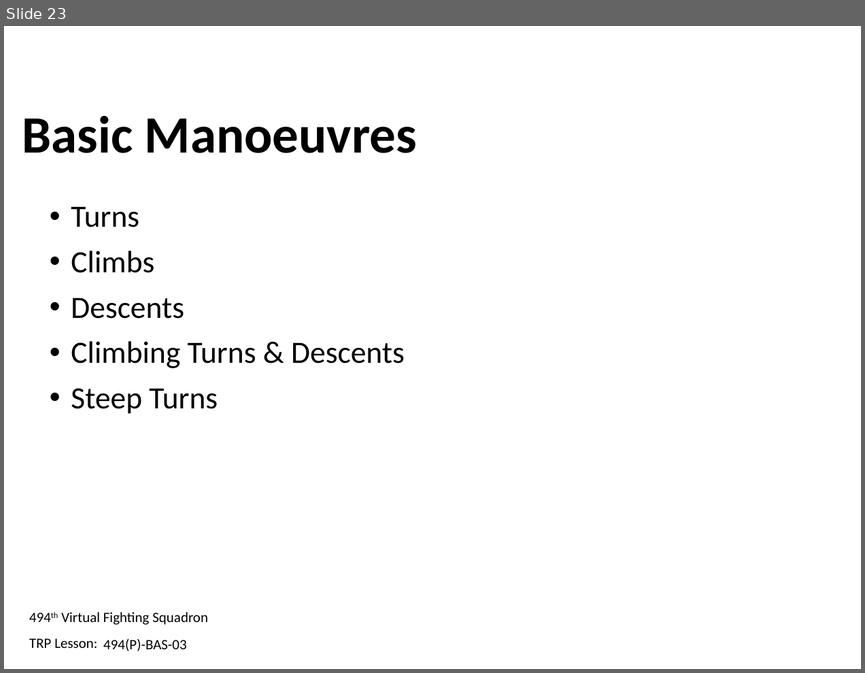
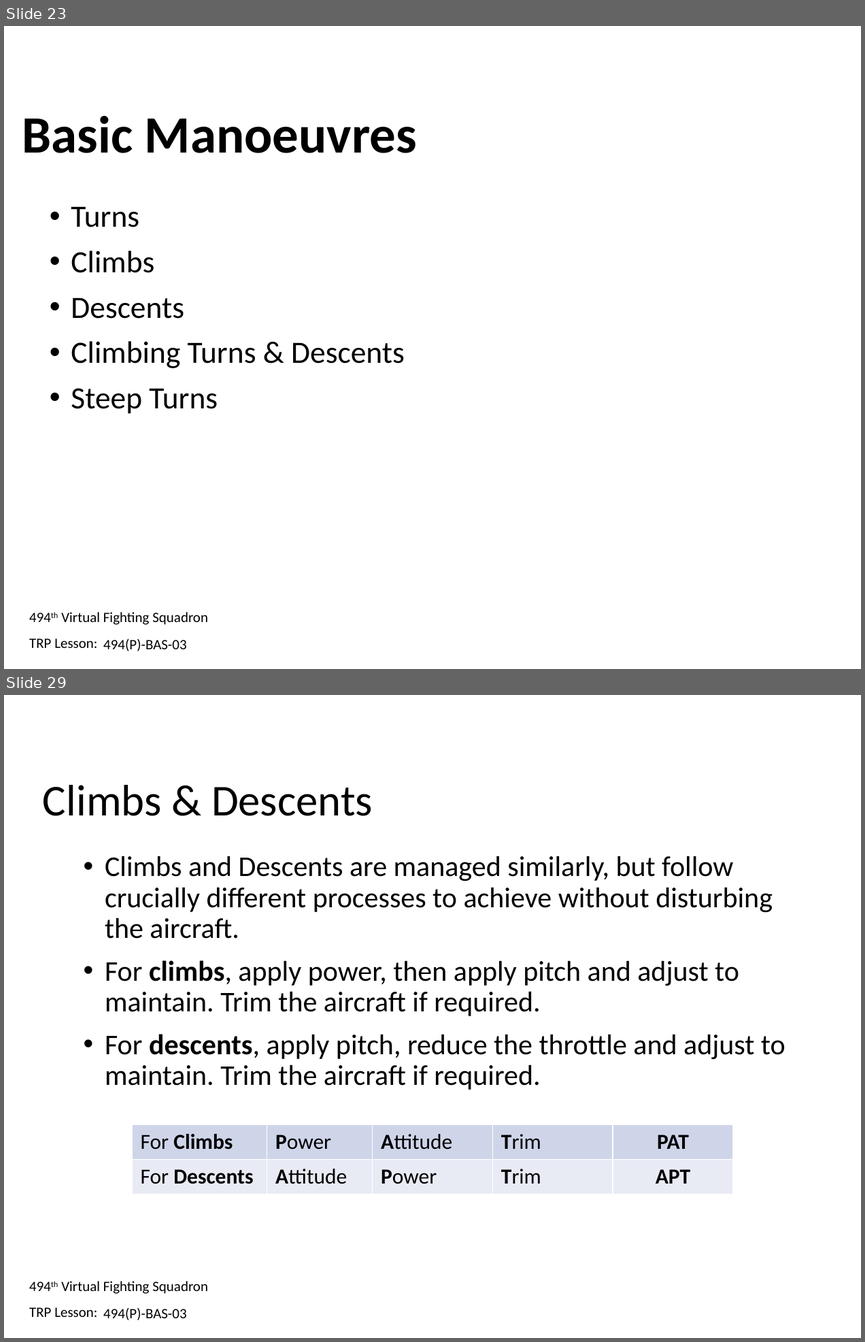
Before and after one commit to 132nd-vWing/132-TRP-494, a slide deck: TRP/BAS/BAS-03/494-BAS-03 - Trainee Presentation.pptx. Shown one above the other, each under a label of ours: slide 23 before the commit, slides 23 and 29 after it; the slides between them are not shown. The pictures are 865x673 and 865x1342 pixels, drawn with LibreOffice and Linux fonts; fonts in the diff are those of the drawing; background and template pictures are left out. Boxes give left, top, right and bottom in pixels: in the first picture for what was removed or moved away, otherwise in the second. Text is boxed around its words. In the diff, an @@ line names an element or a change of style, - is before the commit and + after.

```diff
--- a/TRP/BAS/BAS-03/494-BAS-03 - Trainee Presentation.pptx
+++ b/TRP/BAS/BAS-03/494-BAS-03 - Trainee Presentation.pptx
@@ slide 29 added at (x1=4, y1=695, x2=861, y2=1338), background #FFFFFF; not listed: 2 template elements that a slide beside it also shows @@
@@ title added at (x1=43, y1=785, x2=373, y2=816), 37 pt, text #000000 @@
+Climbs & Descents
@@ text added at (x1=105, y1=855, x2=785, y2=1089), 24 pt, text #000000 @@
+• Climbs and Descents are managed similarly, but follow crucially different processes to achieve without disturbing the aircraft.
+• For climbs, apply power, then apply pitch and adjust to maintain. Trim the aircraft if required.
+• For descents, apply pitch, reduce the throttle and adjust to maintain. Trim the aircraft if required.
@@ table added at (x1=132, y1=1124, x2=732, y2=1193), 2 rows, 5 columns @@
+For Climbs | Power | Attitude | Trim | PAT
+For Descents | Attitude | Power | Trim | APT
@@ text added at (x1=103, y1=1308, x2=186, y2=1320), 12 pt, text #000000 @@
+494(P)-BAS-03
```
Also in this commit, not shown: 3 slides changed, 14 other slides added.
